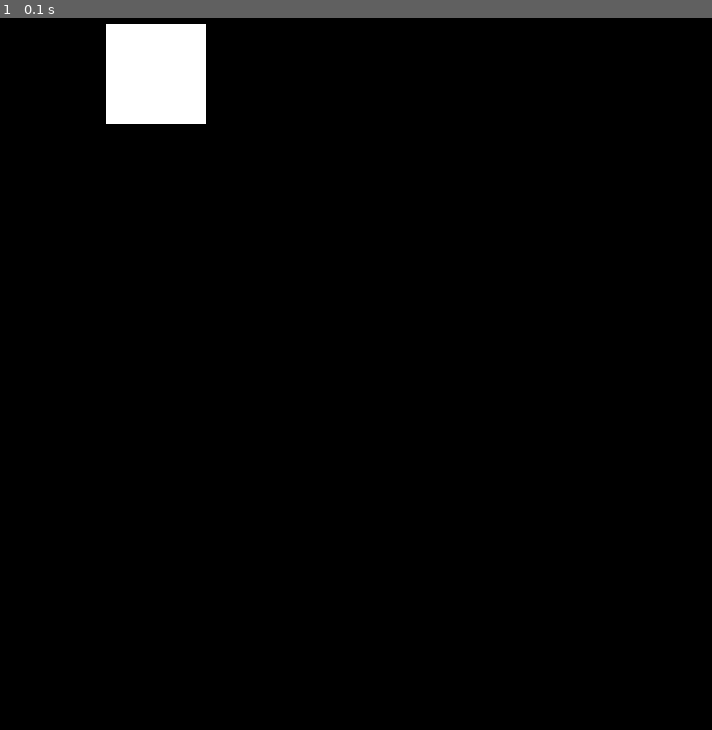
Above: before the commit, frame 1.
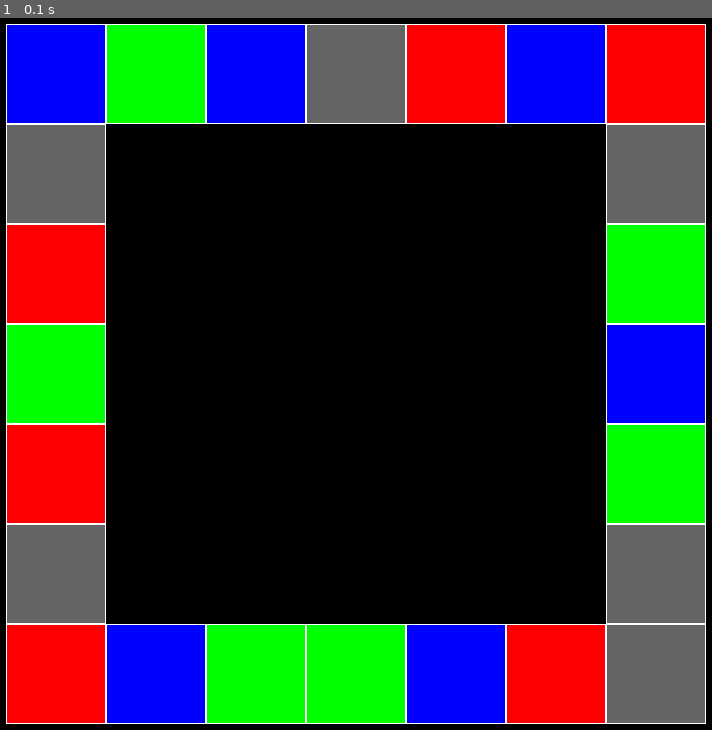
Above: after the commit, the same moment.

Repository: DesmondChongQiXiang/FIT3077
Game: pygame game, started from FIT3077_A2/Prototype/main.py
Same seed, same stepped clock (60 frames per second), same inputs: the game is played once before the commit and once after it.
Inputs:
- Up to frame 1 (0.1 s): no input

The runs differ from the first frame. In frame 1, 47% of the frame differs, in the area x 0-100%, y 0-100%.

Commit message:
Game board now draws tiles based on the list of coordinates given and the list of animal values that are passed through the enum

Diff:
--- a/FIT3077_A2/Prototype/board/animal.py
+++ b/FIT3077_A2/Prototype/board/animal.py
@@ -1,7 +1,7 @@
 from enum import Enum
 
 class Animal(Enum):
-    SPIDER = "spider.png"
-    SALAMANDER = "salamander.png"
-    BABY_DRAGON = "baby_dragon.png"
-    BAT = "bat.png"
+    SPIDER = (255,0,0)#"spider.png"
+    SALAMANDER = (0,255,0)#"salamander.png"
+    BABY_DRAGON = (0,0,255)#"baby_dragon.png"
+    BAT = (100,100,100)#"bat.png"
--- a/FIT3077_A2/Prototype/board/game_board.py
+++ b/FIT3077_A2/Prototype/board/game_board.py
@@ -1,5 +1,5 @@
 import pygame
-from .settings import BLACK,ROWS,COLS,WHITE,SQUARE_SIZE, RED, baby_dragon_1
+from .settings import BLACK,ROWS,COLS,WHITE,SQUARE_SIZE, RED, NON_CAVE_TILE_ANIMALS,NON_CAVE_TILE_COORDINATES
 from .non_cave_tile import NonCaveTile
 
 
@@ -14,7 +14,10 @@
 
     def draw_board(self, window):
         window.fill(BLACK)
-        pygame.draw.rect(window,baby_dragon_1.animal,(baby_dragon_1.x*SQUARE_SIZE,baby_dragon_1.y*SQUARE_SIZE,SQUARE_SIZE,SQUARE_SIZE))
+        for i in range(len(NON_CAVE_TILE_COORDINATES)):
+            tile = NonCaveTile(NON_CAVE_TILE_ANIMALS[i],None,NON_CAVE_TILE_COORDINATES[i][0],NON_CAVE_TILE_COORDINATES[i][1])
+            pygame.draw.rect(window,tile.animal.value,(tile.x*SQUARE_SIZE,tile.y*SQUARE_SIZE,SQUARE_SIZE,SQUARE_SIZE))
+            pygame.draw.rect(window,WHITE,(tile.x*SQUARE_SIZE,tile.y*SQUARE_SIZE,SQUARE_SIZE,SQUARE_SIZE),1)
         """
         for row in range(ROWS):
             if row == 0:
--- a/FIT3077_A2/Prototype/board/settings.py
+++ b/FIT3077_A2/Prototype/board/settings.py
@@ -10,7 +10,12 @@
 BLACK = (0,0,0)
 RED = (255,20,0)
 
-NON_CAVE_TILE_COORDINATES = [[1,1],[1,2],[1,3],[1,4],[1,5],[1,6],[1,7],[1,8],[2,1],[3,1],[4,1],[5,1],[6,1],[7,1],[8,1],[8,2],[8,3],[8,4],[8,5],[8,6],[8,7],[8,8]]
+NON_CAVE_TILE_COORDINATES = [[1,1],[1,2],[1,3],[1,4],[1,5],[1,6],[1,7],
+                             [2,1],[3,1],[4,1],[5,1],[6,1],[7,1],
+                             [7,2],[7,3],[7,4],[7,5],[7,6],[7,7],
+                             [2,7],[3,7],[4,7],[5,7],[6,7]]
+
+
 VOLCANO_TILE_1 = [Animal.BABY_DRAGON,Animal.BAT,Animal.SPIDER]
 VOLCANO_TILE_2 = [Animal.SALAMANDER,Animal.SPIDER,Animal.BAT]
 VOLCANO_TILE_3 = [Animal.SPIDER,Animal.SALAMANDER,Animal.BABY_DRAGON]
@@ -19,5 +24,12 @@
 VOLCANO_TILE_6 = [Animal.BABY_DRAGON,Animal.SALAMANDER,Animal.BAT]
 VOLCANO_TILE_7 = [Animal.BAT,Animal.BABY_DRAGON,Animal.SALAMANDER]
 VOLCANO_TILE_8 = [Animal.SALAMANDER,Animal.BABY_DRAGON,Animal.SPIDER]
-NON_CAVE_TILE_ANIMALS = []
-baby_dragon_1 = NonCaveTile(WHITE,None,2,1)
+
+NON_CAVE_TILE_ANIMALS = [Animal.BABY_DRAGON,Animal.BAT,Animal.SPIDER,
+                         Animal.SALAMANDER,Animal.SPIDER,Animal.BAT,
+                         Animal.SPIDER,Animal.SALAMANDER,Animal.BABY_DRAGON,
+                         Animal.BAT,Animal.SPIDER,Animal.BABY_DRAGON,
+                         Animal.SPIDER,Animal.BAT,Animal.SALAMANDER,
+                         Animal.BABY_DRAGON,Animal.SALAMANDER,Animal.BAT,
+                         Animal.BAT,Animal.BABY_DRAGON,Animal.SALAMANDER,
+                         Animal.SALAMANDER,Animal.BABY_DRAGON,Animal.SPIDER]
